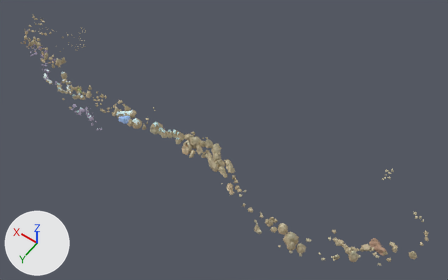
What one commit did to the FBX model Assets/Norvegian_Map/Mesh/Rocks_01.fbx.
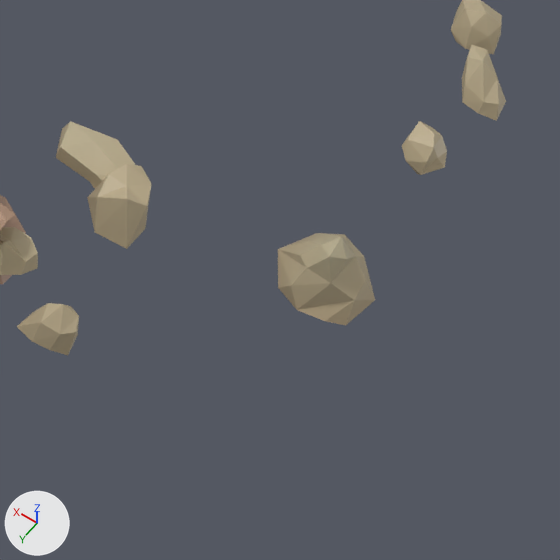
Old and new are each drawn whole from a camera (50 mm lens) standing at (-0.459, 0.517, 0.805) and looking at (-0.073, -0.022, -0.042) and again close up on the part from 86% to 97% of the width and 82% to 100% of the height. Every picture has the same lights, and +X, +Y and +Z are marked at lower left. The first two pictures are the older version. Where no turn or scale is listed for an object, it has been applied to the vertices.

The first close-up shows 'Rocks_01'.
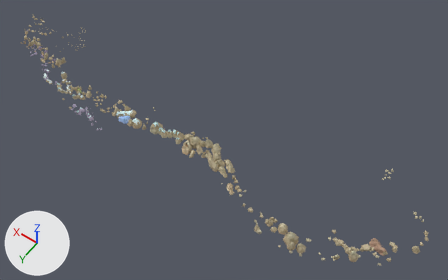
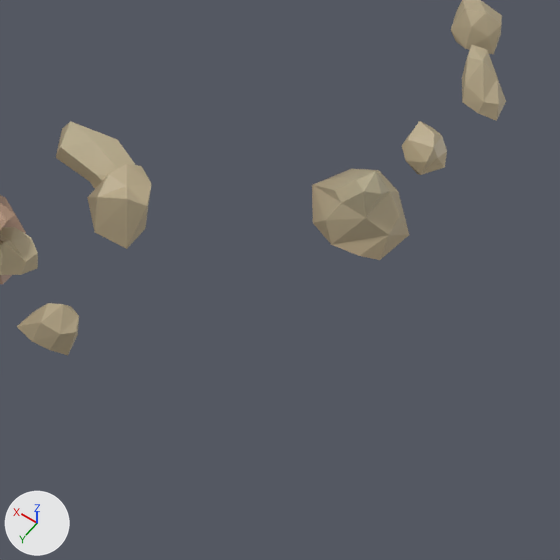
Location of each change, [x1, y1, x2, y2] in pixels of the close-ups (560 x 560 px; the box of a moved part takes in the faces that stretch with it):
part 1 of me_mesh, moved or reshaped
    before: [278, 233, 375, 325]
    after: [312, 169, 409, 260]

The change, as a diff of the scene's bpy script:
```diff
--- a/Assets/Norvegian_Map/Mesh/Rocks_01.fbx.py
+++ b/Assets/Norvegian_Map/Mesh/Rocks_01.fbx.py
@@ me_mesh @@
 me_mesh.from_pydata(...)  # 7295 vertices, 12638 faces; spans x -0.443..0.416, y -0.124..0.106, z -0.036..-0.011
 # used by ob_rocks_01; location = (0.0, 0.0, 0.0)
+# me_mesh part 1: the loose piece of 24 vertices spanning x -0.441..-0.428, y -0.007..0.005, z -0.032..-0.019 is moved by (0.0, -0.011, 0.0)
 me_mesh.materials.append(mat_gradient_pallete_1material)
```
